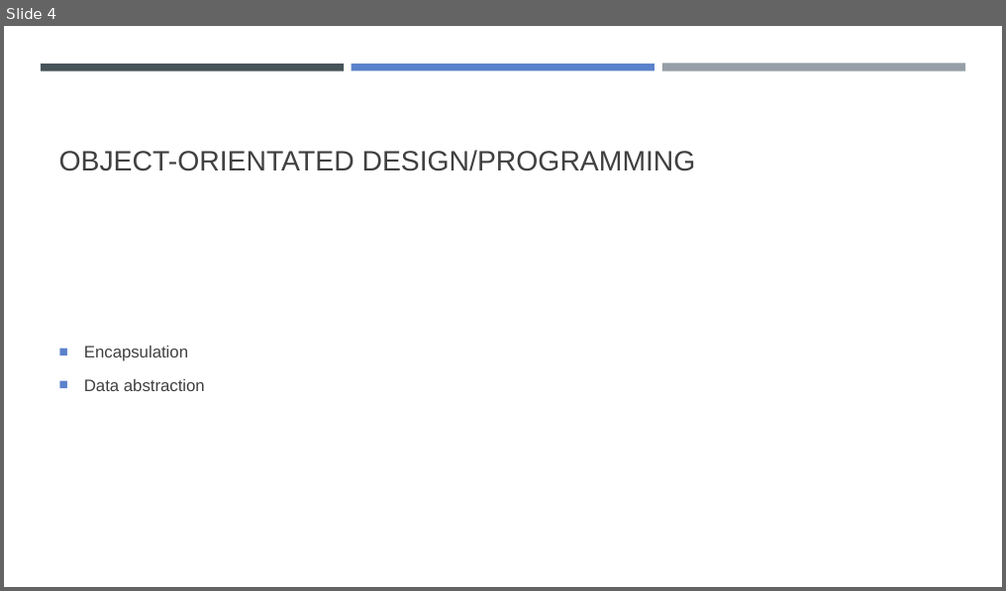
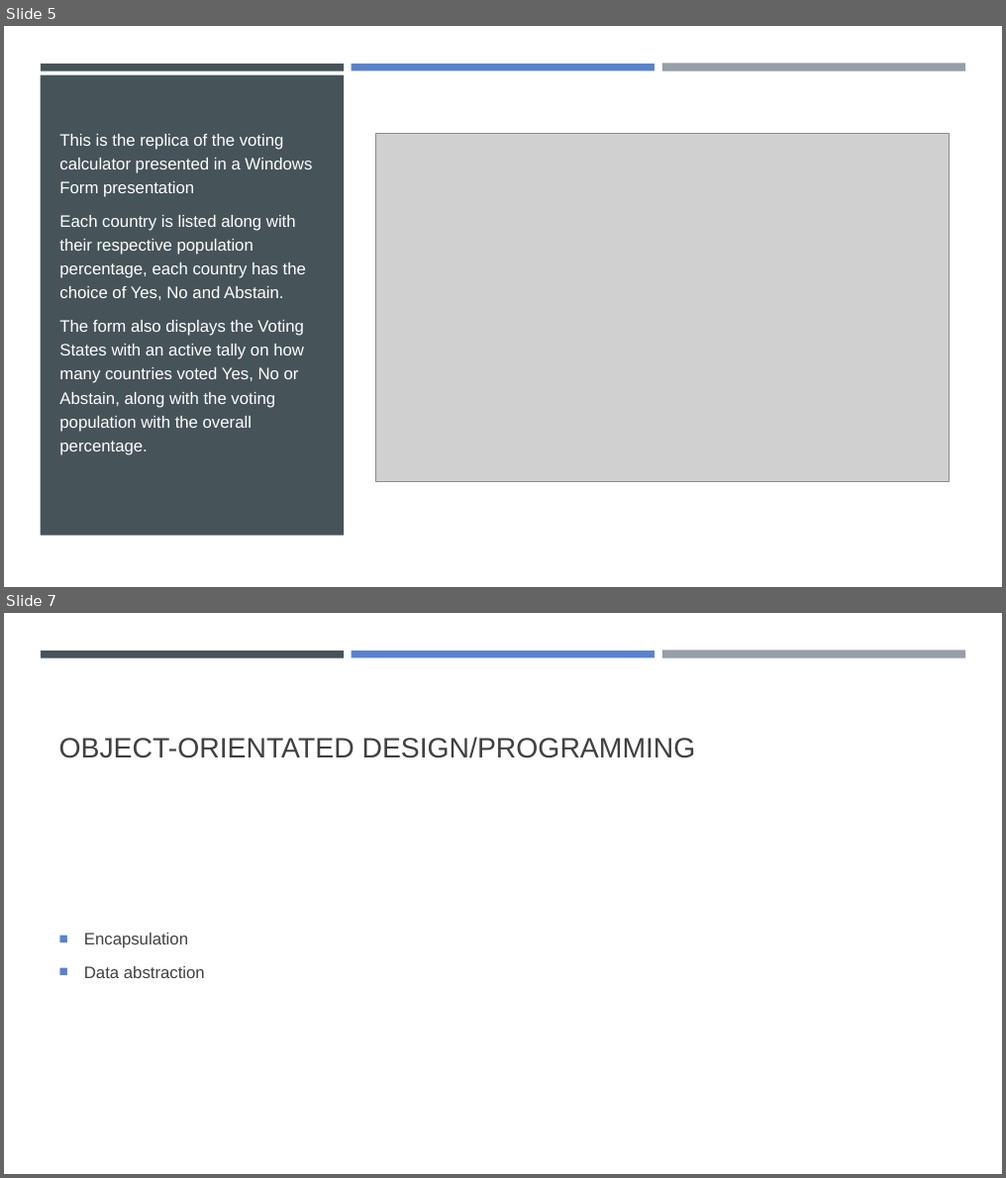
Before and after one commit to LRobinson18/CMP1903M-OOP-Assessment1, a slide deck: Presentation.pptx. Shown one above the other, each under a label of ours: slide 4 before the commit, slides 5 and 7 after it; the slides between them are not shown. The pictures are 1006x591 and 1006x1178 pixels, drawn with LibreOffice and Linux fonts; fonts in the diff are those of the drawing; grey boxes stand for pictures. Boxes give left, top, right and bottom in pixels: in the first picture for what was removed or moved away, otherwise in the second. Text is boxed around its words. In the diff, an @@ line names an element or a change of style, - is before the commit and + after.

```diff
--- a/Presentation.pptx
+++ b/Presentation.pptx
@@ slide 5 added at (x1=4, y1=26, x2=1002, y2=587), background #000000 @@
@@ rectangle added at (x1=4, y1=26, x2=1002, y2=587), fill #FFFFFF @@
@@ rectangle added at (x1=40, y1=76, x2=344, y2=536), fill #465359 @@
@@ rectangle added at (x1=41, y1=64, x2=344, y2=71), fill #465359 @@
@@ rectangle added at (x1=351, y1=64, x2=654, y2=71), fill #5A82CB @@
@@ rectangle added at (x1=662, y1=64, x2=965, y2=72), fill #969FA7 @@
@@ text added at (x1=59, y1=134, x2=312, y2=456), 16 pt, text #FFFFFF @@
+This is the replica of the voting calculator presented in a Windows Form presentation
+Each country is listed along with their respective population percentage, each country has the choice of Yes, No and Abstain.
+The form also displays the Voting States with an active tally on how many countries voted Yes, No or Abstain, along with the voting population with the overall percentage.
@@ picture added at (x1=376, y1=134, x2=948, y2=482) @@
@@ what was slide 4 is now slide 7 @@
```
Also in this commit, not shown: 3 slides changed, 2 other slides added.
